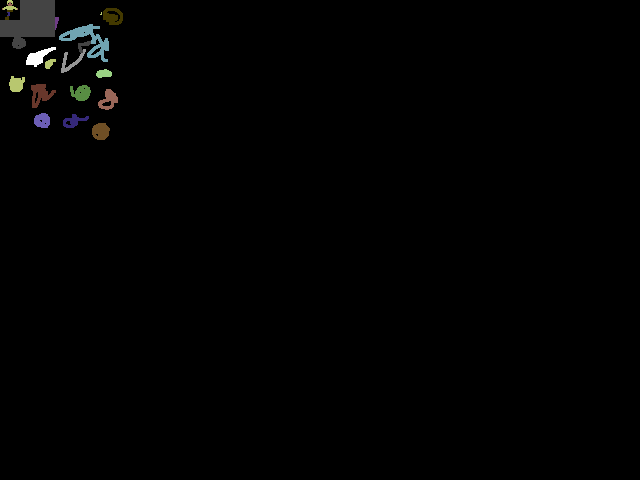
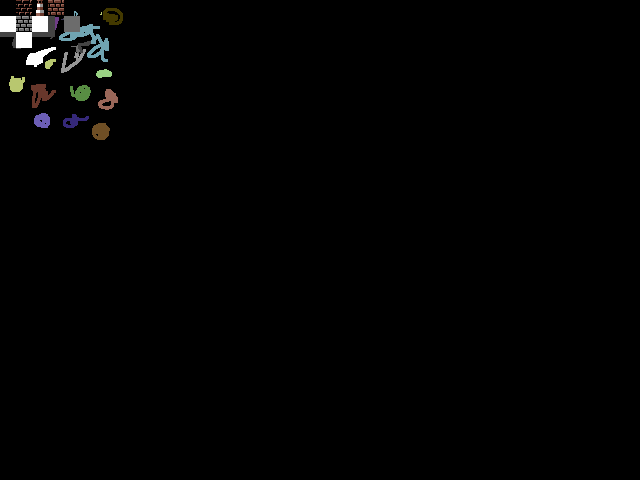
Layer changes from the first w=640, h=480 image to the second:
painted on "Background" over [left=0, top=0, right=80, bottom=60]
